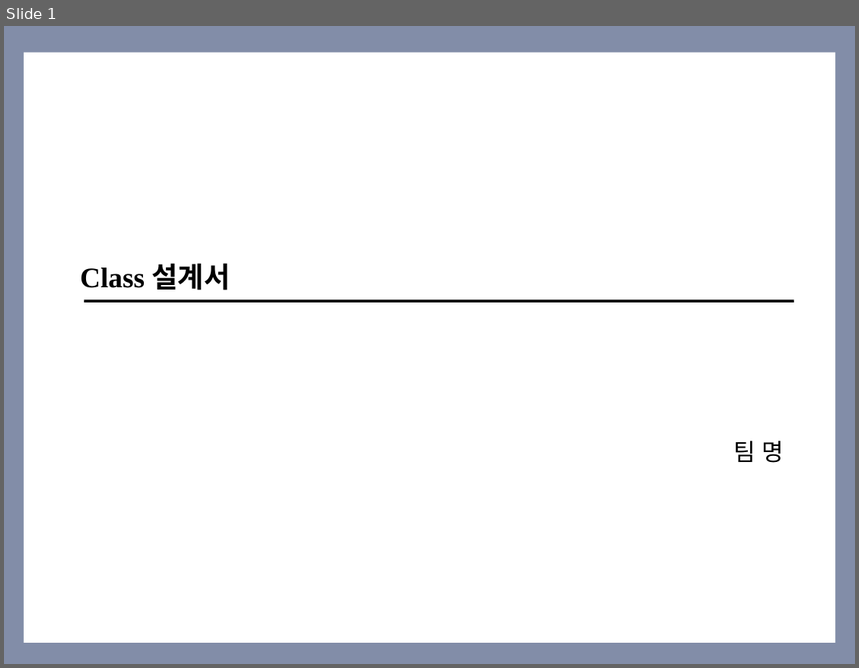
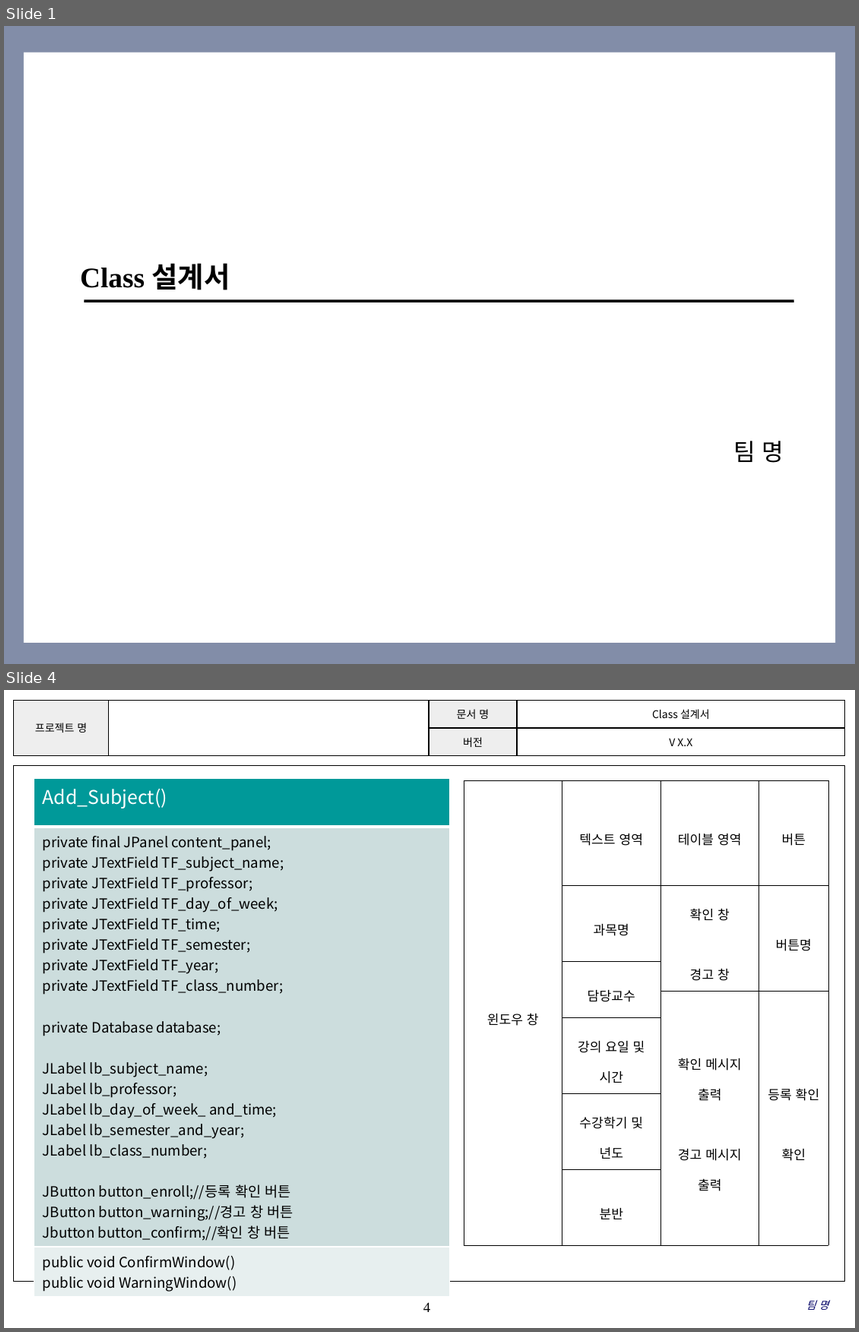
Before and after one commit to SE-admin/SE2017_2_mixharmony, a slide deck: doc/3_ 설계서/Class Design.pptx. Shown one above the other, each under a label of ours: slide 1 before the commit, slides 1 and 4 after it; the slides between them are not shown. The pictures are 859x668 and 859x1332 pixels, drawn with LibreOffice and Linux fonts; fonts in the diff are those of the drawing; background and template pictures are left out. Boxes give left, top, right and bottom in pixels: in the first picture for what was removed or moved away, otherwise in the second. Text is boxed around its words. In the diff, an @@ line names an element or a change of style, - is before the commit and + after.

Commit message:
#863 Class Design.pptx (수강 과목에 대한 클래스 초안 작성)

```diff
--- a/doc/3_ 설계서/Class Design.pptx
+++ b/doc/3_ 설계서/Class Design.pptx
@@ slide 4 added at [4,690,855,1328], background #FFFFFF @@
@@ table added at [13,700,845,755], 2 rows, 4 columns @@
+프로젝트 명 |  | 문서 명 | Class 설계서
+ |  | 버전 | V X.X
@@ rectangle added at [13,766,845,1281], outline #000000 0.75 pt @@
@@ table added at [34,778,449,1295], 3 rows, 1 columns @@
+Add_Subject()
+private final JPanel content_panel; / private JTextField TF_subject_name; / private JTextField TF_professor; / private JTextField TF_day_of_week; / private JTextField TF_time; / private JTextField TF_semester; / private JTextField TF_year; / private JTextField TF_class_number; / private Database database; / JLabel lb_subject_name; / JLabel lb_professor; / JLabel lb_day_of_week_ and_time; / JLabel lb_semester_and_year; / JLabel lb_class_number; / JButton button_enroll;//등록 확인 버튼 / JButton button_warning;//경고 창 버튼 / Jbutton button_confirm;//확인 창 버튼
+public void ConfirmWindow() / public void WarningWindow()
@@ table added at [464,780,829,1246], 7 rows, 4 columns @@
+윈도우 창 | 텍스트 영역 | 테이블 영역 | 버튼
+ | 과목명 | 확인 창 / 경고 창 | 버튼명
+ | 담당교수 |  | 
+ |  | 확인 메시지 출력 / 경고 메시지 출력 | 등록 확인 / 확인
+ | 강의 요일 및 시간 |  | 
+ | 수강학기 및 년도 |  | 
+ | 분반 |  | 
@@ page number added at [424,1303,430,1312], 12 pt, text #000000 @@
+4
@@ text added at [807,1301,829,1310], 9 pt, text #000066, italic @@
+팀 명
```
Also in this commit, not shown: 4 slides changed, 3 other slides added.
